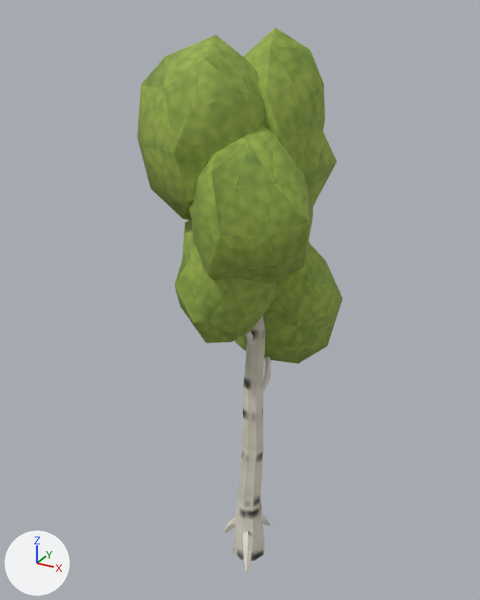
Before and after pictures for a commit that changed the FBX model Export/Meshes/Forest/SM_Tree_Birch_Medium01.fbx.
One viewpoint serves both versions: a camera (50 mm lens) standing at (8.95, -16.96, 18.2) and looking at (-0.6, 0.4, 9.52). Arrows for +X, +Y and +Z are at lower left; the lights stay in place. The older version comes first.

Names of what the first picture shows: 'SM_Tree_Birch_Medium01'.
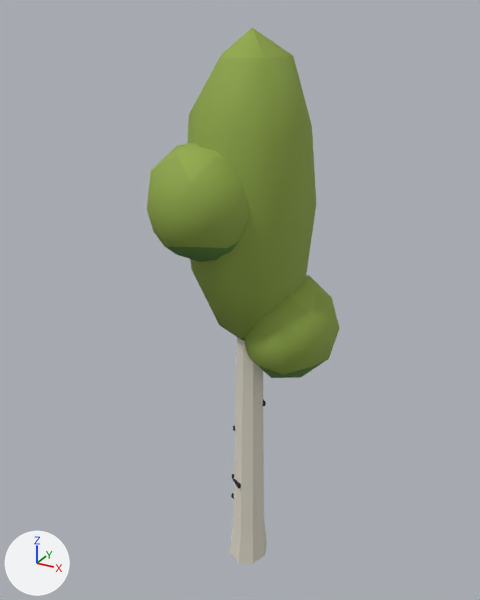
Changed parts and their boxes [x1, y1, x2, y2] in the pictures (480 x 600 px; the box of a moved part takes in the faces that stretch with it):
'SM_Tree_Birch_Medium01', reshaped (7% narrower): before [137, 28, 343, 572]; after [147, 27, 339, 564]
part 1 of me_sm_tree_birch_medium01, rebuilt: before [243, 28, 325, 163]; after [188, 27, 316, 341]
part 2 of me_sm_tree_birch_medium01, rebuilt (20% narrower, 35% shorter): before [137, 35, 264, 220]; after [147, 143, 249, 262]
part 3 of me_sm_tree_birch_medium01, deleted (green): before [174, 220, 277, 343]
part 4 of me_sm_tree_birch_medium01, moved or reshaped: before [188, 124, 343, 572]; after [229, 275, 339, 564]

The edits, one by one:
me_sm_tree_birch_medium01 is used by ob_sm_tree_birch_medium01; location (0.0, 0.0, 0.0).
me_sm_tree_birch_medium01 had 433 vertices, 672 faces and spanned x -2.7..2.5, y -3.1..3.5, z -0.4..17.7.
me_sm_tree_birch_medium01 now has 264 vertices, 404 faces and spans x -2.7..2.5, y -3.1..3.5, z -0.4..17.7.
me_sm_tree_birch_medium01 part 1: the loose piece of 42 vertices spanning x -1.4..1.8, y -1.2..2.3, z 12.8..17.7 is rebuilt with 42 vertices and now spans x -2.1..1.7, y -1.9..2.5, z 8.0..17.7.
me_sm_tree_birch_medium01 part 2: the loose piece of 42 vertices spanning x -2.7..1.1, y -3.1..0.8, z 12.4..17.6 is rebuilt with 42 vertices and now spans x -2.5..0.8, y -3.1..0.6, z 11.4..14.9.
me_sm_tree_birch_medium01 part 3: the loose piece of 42 vertices spanning x -1.6..1.4, y -2.8..0.1, z 9.2..13.2 is deleted.
me_sm_tree_birch_medium01 part 4: 306 vertices removed from x -1.8..2.5, y -2.9..3.5, z -0.4..16.3; 179 vertices added at x -2.7..2.5, y -1.1..3.5, z -0.4..14.2.
